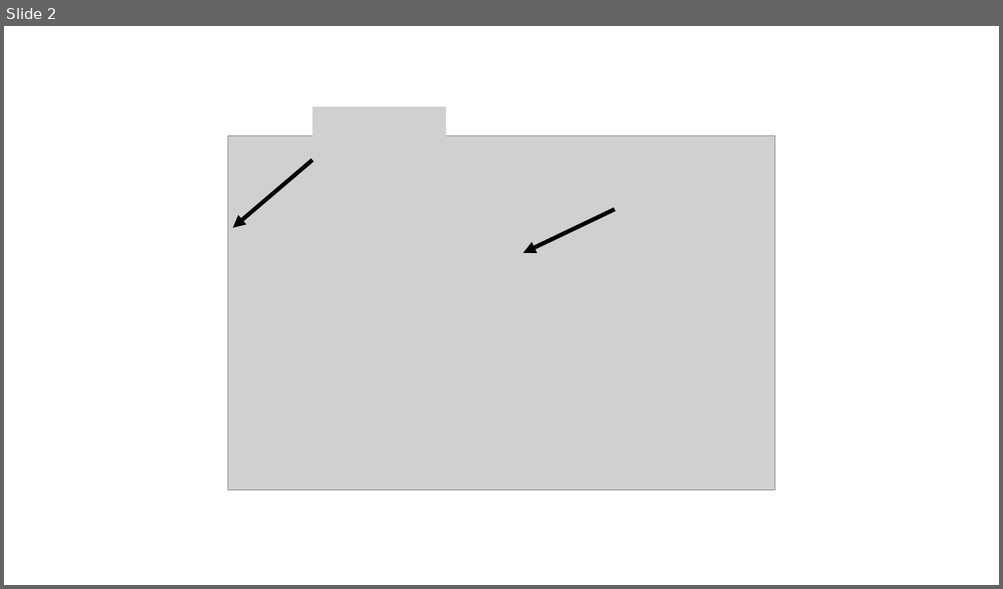
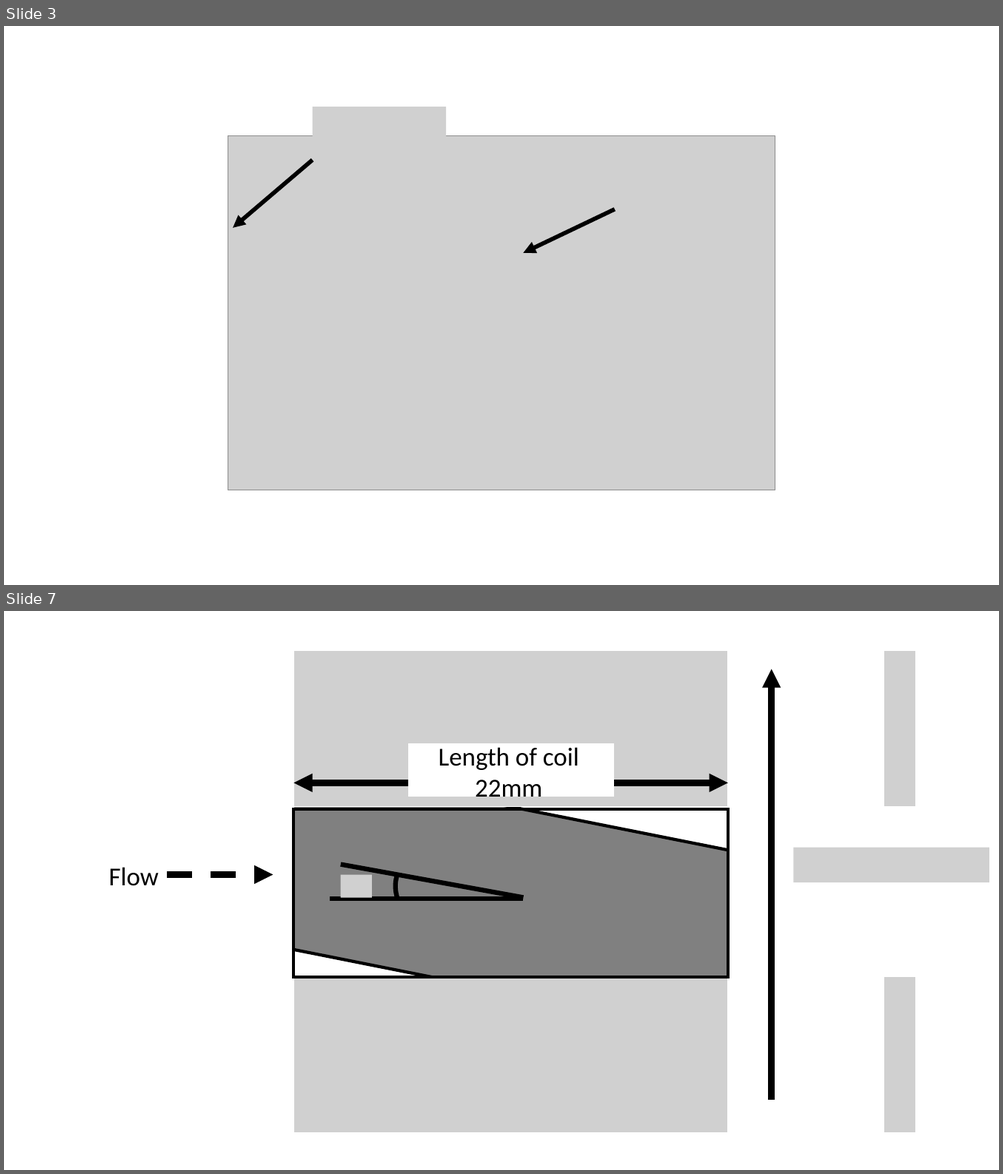
Before and after one commit to dmorin98/MRI-Research---Flow-Measurements-with-Low-Field, a slide deck: Figures/Figure.pptx. Shown one above the other, each under a label of ours: slide 2 before the commit, slides 3 and 7 after it; the slides between them are not shown. The pictures are 1003x589 and 1003x1174 pixels, drawn with LibreOffice and Linux fonts; fonts in the diff are those of the drawing; grey boxes stand for pictures. Boxes give left, top, right and bottom in pixels: in the first picture for what was removed or moved away, otherwise in the second. Text is boxed around its words. In the diff, an @@ line names an element or a change of style, - is before the commit and + after.

```diff
--- a/Figures/Figure.pptx
+++ b/Figures/Figure.pptx
@@ slide 7 added at <box>4,611,999,1170</box>, background #FFFFFF @@
@@ rectangle added at <box>138,611,294,1170</box>, fill #FFFFFF, outline #FFFFFF 1 pt @@
@@ rectangle added at <box>728,611,883,1170</box>, fill #FFFFFF, outline #FFFFFF 1 pt @@
@@ picture added at <box>162,651,915,807</box> @@
@@ arrow added from (771, 1100) to (771, 669), #000000 6 pt @@
@@ rectangle added at <box>408,743,614,797</box>, fill #FFFFFF, outline #FFFFFF 1 pt @@
@@ rectangle added at <box>168,745,798,1043</box>, fill #808080, outline #000000 3 pt @@
@@ text added at <box>438,747,579,803</box>, 25 pt, text #000000 @@
+Length of coil
+22mm
@@ double arrow added from (293, 783) to (728, 783), #000000 6 pt @@
@@ rectangle added at <box>293,809,728,977</box>, outline #000000 3 pt @@
@@ arc (boxed as its full ellipse) added at <box>387,847,465,932</box>, outline #000000 4.5 pt @@
@@ picture added at <box>794,848,990,883</box> @@
@@ text added at <box>109,867,159,886</box>, 25 pt, text #000000 @@
+Flow
@@ arrow added from (168, 875) to (273, 875), #000000 6 pt dashed @@
@@ line added from (341, 865) to (523, 897), #000000 4.5 pt @@
@@ picture added at <box>341,875,372,898</box> @@
@@ line added from (330, 899) to (523, 899), #000000 4.5 pt @@
@@ picture added at <box>162,977,915,1133</box> @@
@@ what was slide 2 is now slide 3 @@
```
Also in this commit, not shown: 7 other slides added, 30 other files.
